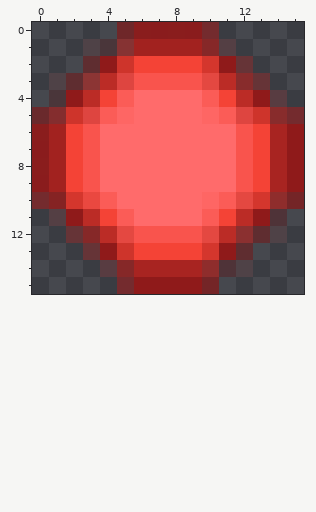
Edited in one commit: pixel-art sprite (src/main/resources/assets/textures/projectiles/bullet1.png). Above, as it was before the edit.
The file is 16x16 pixels. Pixels under 10% opacity are left out. Colours within 5 levels of each other are drawn and written as one.
After the commit:
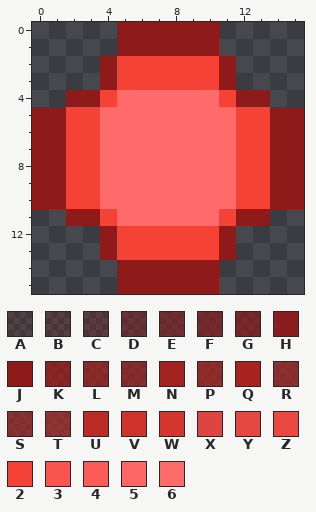
Palette (. is transparent): A #8f1a1a20  B #8f1a1a30  C #8f1a1a40  D #8f1a1a70  E #8f1a1a8f  F #8f1a1a9f  G #8f1a1aaf  H #8f1a1aef  J #8f1a1a  K #971d1ccf  L #a0211fbf  M #a1211faf  N #a2221f  P #a82421bf  Q #a82421  R #ab2522af  S #ad26229f  T #b72a259f  U #bb2c26  V #ce342b  W #d4362d  X #de4540  Y #e44841  Z #ea4840  2 #f44336  3 #f9544d  4 #fb5c57  5 #fe6664  6 #ff6b6b
Difference:
Colour 2 replaces colour 3 in row 3 at x 6 to 9; in rows 6 to 9 at x 3 and 12; in row 12 at x 6 to 9.
Colour 2 replaces colour V in row 2 at x 5; in row 5 at x 2 and 13; in row 13 at x 5.
Colour 2 replaces colour W in row 2 at x 10; in row 10 at x 2 and 13; in row 13 at x 10.
Colour 2 replaces colour X in row 3 at x 5; in row 5 at x 3 and 12.
Colour 2 replaces colour Y in row 3 at x 10; in row 10 at x 12; in row 12 at x 5 and 10.
Colour 2 replaces colour Z in row 10 at x 3.
Colour 6 replaces colour 4 in row 4 at x 5 and 10; in row 5 at x 4 and 11; in row 10 at x 4 and 11; in row 11 at x 5 and 10.
Colour 6 replaces colour 5 in row 5 at x 5 and 10; in row 10 at x 10.
Colour J replaces colour E in row 5 at x 0.
Colour J replaces colour F in row 0 at x 5 and 10; in row 5 at x 15; in row 10 at x 0; in row 15 at x 5.
Colour J replaces colour G in row 10 at x 15; in row 15 at x 10.
Colour J replaces colour H in row 0 at x 6 to 9; in rows 6 to 9 at x 0.
Colour J replaces colour K in row 10 at x 1.
Colour J replaces colour L in row 1 at x 10; in row 14 at x 5.
Colour J replaces colour M in row 5 at x 1.
Colour J replaces colour N in row 1 at x 6 to 9; in rows 6 to 9 at x 1.
Colour J replaces colour P in row 10 at x 14; in row 14 at x 10.
Colour J replaces colour Q in rows 6 to 9 at x 14; in row 14 at x 6 to 9.
Colour J replaces colour R in row 5 at x 14.
Colour J replaces colour S in row 1 at x 5.
Colour J replaces colour U in row 3 at x 4 and 11; in row 4 at x 3 and 12; in row 11 at x 3 and 12; in row 12 at x 4 and 11.
Colour A is gone in row 1 at x 3; in row 3 at x 1; in row 12 at x 14; in row 14 at x 12.
Colour B is gone in row 1 at x 4 and 11; in row 4 at x 1; in row 11 at x 1.
Colour C is gone in row 4 at x 14; in row 11 at x 14; in row 14 at x 4 and 11.
Colour D is gone in row 2 at x 3 and 12; in row 3 at x 2 and 13; in row 12 at x 2 and 13; in row 13 at x 3 and 12.
Colour L is gone in row 12 at x 3.
Colour R is gone in row 3 at x 12; in row 12 at x 12.
Colour T is gone in row 3 at x 3.
Where, in picture pixels (left, top, right, bottom), the same in both pictures:
changed: (32, 22, 304, 294)
